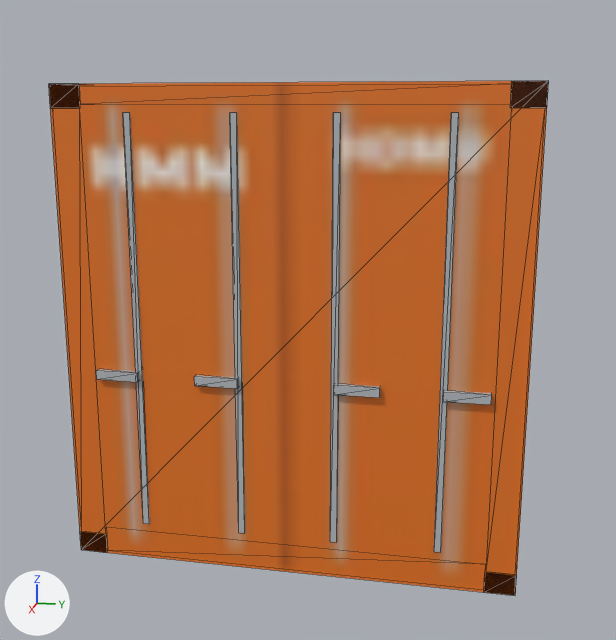
The glTF model src/sims/terminal-twin/assets/models/containers/container-20.glb: old version first, new version second.
Both versions are drawn from a camera (50 mm lens) standing at (7.16, 0.94, 2.46) and looking at (0.24, -0.44, 0.73). Arrows for +X, +Y and +Z are at lower left; the lights stay in place. The picture after the commit comes second. Mesh edges are drawn as thin lines. Where no turn or scale is listed for an object, it has been applied to the vertices. Vertices at exactly the same position are counted once.

Names of what the first picture shows: 'LOD1', 'body', 'door_left', 'door_right'.
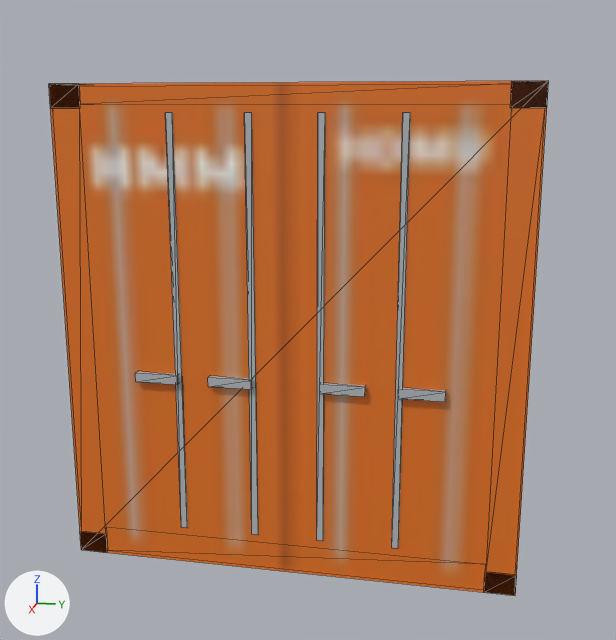
Pixel boxes (x1, y1, x2, y2) of what changed, in the pictures (616 x 640 px; the box of a moved part takes in the faces that stretch with it):
'door_left', reshaped
    before: (330, 113, 492, 552)
    after: (317, 113, 446, 548)
'door_right', reshaped
    before: (96, 112, 245, 533)
    after: (135, 113, 258, 534)
part 1 of me_door_left, moved or reshaped
    before: (330, 113, 341, 542)
    after: (317, 113, 325, 541)
part 2 of me_door_left, moved or reshaped
    before: (334, 384, 380, 398)
    after: (320, 383, 365, 397)
part 3 of me_door_left, moved or reshaped
    before: (434, 113, 459, 552)
    after: (392, 113, 410, 548)
part 4 of me_door_left, moved or reshaped
    before: (443, 391, 492, 405)
    after: (399, 388, 446, 402)
part 5 of me_door_right, moved or reshaped
    before: (230, 113, 245, 533)
    after: (244, 113, 258, 534)
part 6 of me_door_right, moved or reshaped
    before: (194, 375, 238, 388)
    after: (208, 376, 252, 389)
part 7 of me_door_right, moved or reshaped
    before: (123, 112, 150, 524)
    after: (165, 113, 188, 528)
part 8 of me_door_right, moved or reshaped
    before: (96, 369, 138, 382)
    after: (135, 371, 179, 385)

Diff of the bpy script that builds the scene:
```diff
--- a/src/sims/terminal-twin/assets/models/containers/container-20.glb.py
+++ b/src/sims/terminal-twin/assets/models/containers/container-20.glb.py
@@ me_door_left @@
 me_door_left.from_pydata(...)  # 40 vertices, 28 faces; spans x -0.04..0.04, y -0.53..0.53, z -1.17..1.17
 # used by ob_door_left; location = (3.02, 0.53, 1.33)
+# me_door_left part 1: the loose piece of 8 vertices spanning x -0.02..0.01, y -0.29..-0.26, z -1.12..1.13 is moved by (0.0, -0.07, 0.0)
+# me_door_left part 2: the loose piece of 8 vertices spanning x 0.0..0.04, y -0.28..-0.04, z -0.28..-0.23 is moved by (0.0, -0.07, 0.0)
+# me_door_left part 3: the loose piece of 8 vertices spanning x -0.02..0.01, y 0.26..0.29, z -1.12..1.13 is moved by (0.0, -0.22, 0.0)
+# me_door_left part 4: the loose piece of 8 vertices spanning x 0.0..0.04, y 0.28..0.51, z -0.28..-0.23 is moved by (0.0, -0.22, 0.0)
 me_door_left.materials.append(mat_container_lod0)
@@ me_door_right @@
 me_door_right.from_pydata(...)  # 40 vertices, 28 faces; spans x -0.04..0.04, y -0.53..0.53, z -1.17..1.17
 # used by ob_door_right; location = (3.02, -0.53, 1.33)
+# me_door_right part 5: the loose piece of 8 vertices spanning x -0.02..0.01, y 0.26..0.29, z -1.12..1.13 is moved by (0.0, 0.07, 0.0)
+# me_door_right part 6: the loose piece of 8 vertices spanning x 0.0..0.04, y 0.04..0.28, z -0.28..-0.23 is moved by (0.0, 0.07, 0.0)
+# me_door_right part 7: the loose piece of 8 vertices spanning x -0.02..0.01, y -0.29..-0.26, z -1.12..1.13 is moved by (0.0, 0.22, 0.0)
+# me_door_right part 8: the loose piece of 8 vertices spanning x 0.0..0.04, y -0.51..-0.28, z -0.28..-0.23 is moved by (0.0, 0.22, 0.0)
 me_door_right.materials.append(mat_container_lod0)
```
